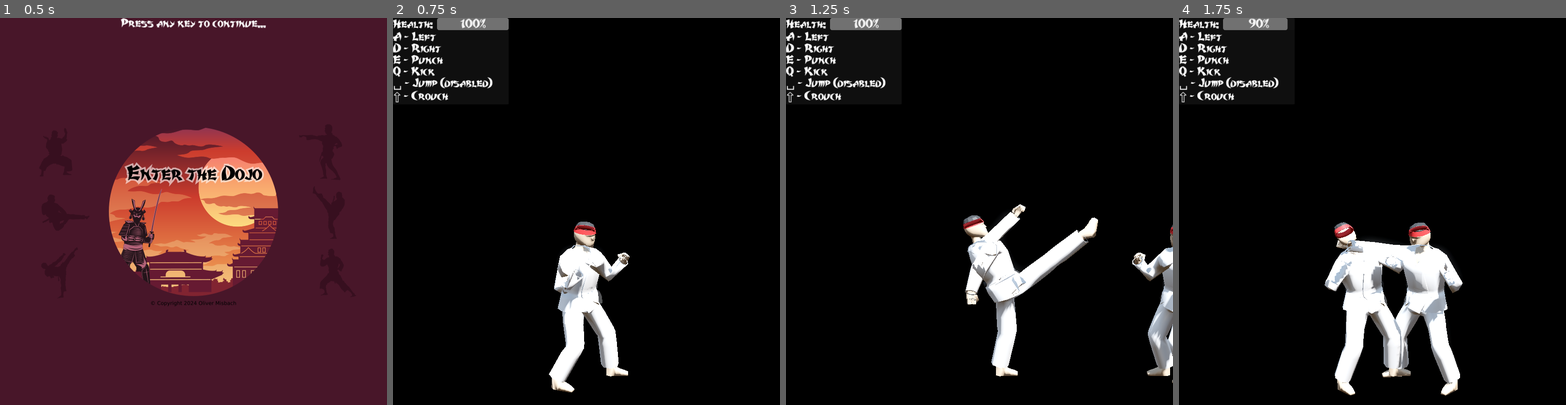
Above: before the commit, frames 1-4 (left to right).
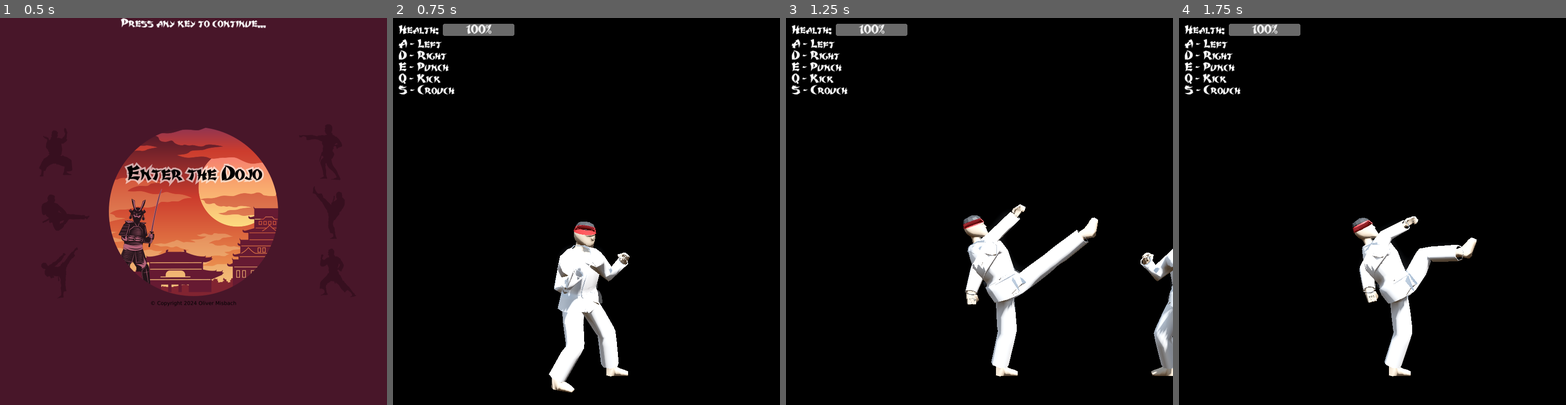
Above: after the commit, the same moments.

Repository: Oliver-Misbach/EnterTheDojo
Game: Godot game, scene res://src/menu/main_menu.tscn
The game is run twice, just before and just after one commit, with the same random seed, the same clock (stepped at 60 frames per second) and the same inputs. The engine's default icon, where the game draws it, is replaced by a stand-in: a white triangle on a blue panel in a dark square.
Inputs:
- Up to frame 1 (0.5 s): no input
- Up to frame 2 (0.75 s): tap Enter at 0.5 s; hold D (right) from 0.53 s (still down); tap Shift (crouch) at 0.6 s
- Up to frame 3 (1.25 s): keep holding D (right); tap Q (kick) at 0.8 s
- Up to frame 4 (1.75 s): release D (right) at 1.28 s; hold A (left) from 1.28 s (still down); tap Q (kick) at 1.35 s; tap E (punch) at 1.55 s

Frame 1 is identical in both runs. In frame 2, 2.6% of the frame differs, in the area x 0-60%, y 0-95%; in frame 3, 4.1%; in frame 4, 11%, in the area x 0-77%, y 0-98%.

Commit message:
character state machine

Diff:
--- a/project.godot
+++ b/project.godot
@@ -56,7 +56,8 @@
 }
 crouch={
 "deadzone": 0.5,
-"events": [Object(InputEventKey,"resource_local_to_scene":fa …(140 unchanged characters)… d":false,"keycode":0,"physical_keycode":4194325,"key_label":0,"unicode":0,"location":0,"echo":false,"script":null)
+"events": [Object(InputEventKey,"resource_local_to_scene":fa …(140 unchanged characters)… d":false,"keycode":0,"physical_keycode":83,"key_label":0,"unicode":115,"location":0,"echo":false,"script":null)
+, Object(InputEventKey,"resource_local_to_scene":false,"resource_name":"","device":-1,"window_id":0,"alt_pressed":false,"shift_pressed":false,"ctrl_pressed":false,"meta_pressed":false,"pressed":false,"keycode":0,"physical_keycode":4194325,"key_label":0,"unicode":0,"location":0,"echo":false,"script":null)
 , Object(InputEventKey,"resource_local_to_scene":false,"resource_name":"","device":-1,"window_id":0,"alt_pressed":false …(186 unchanged characters)…
 ]
 }
--- a/src/character/character.gd
+++ b/src/character/character.gd
@@ -17,10 +17,9 @@
 
 
 @onready var hurt_area: Area2D = $HurtArea
-@onready var hurt_timer: Timer = $HurtTimer
-@onready var attack_timer: Timer = $AttackTimer # Used for animations.
 @onready var model: Node3D = $Player_Character
 @onready var anim: AnimationPlayer = $Player_Character/AnimationPlayer
+@onready var state_machine: StateMachine = $StateMachine
 
 
 func _physics_process(delta: float) -> void:
@@ -29,57 +28,10 @@
 	#if jump and is_on_floor():
 		#velocity.y = JUMP_VELOCITY
 
-	if is_on_floor():
-		if crouch or not hurt_timer.is_stopped() or not attack_timer.is_stopped():
-			velocity.x = 0.0
-		else:
-			velocity.x = movement * SPEED
-
 	move_and_slide()
-
-	if hurt_timer.is_stopped() and attack_timer.is_stopped():
-		if crouch:
-			anim.play(&"idle_crouch")
-		elif is_zero_approx(velocity.x):
-			anim.play(&"idle")
-		elif velocity.x > 0.0:
-			anim.play(&"walk_forward")
-		else:
-			anim.play(&"walk_backward")
 
 	model.position = Vector3(position.x / 64.0, -position.y / 64.0, 0.0)
 
-	if punch or kick:
-		if hurt_timer.is_stopped():
-			hurt_timer.start()
-
-			if punch:
-				if crouch:
-					anim.play(&"punch_crouch")
-				else:
-					anim.play(&"punch_standing")
-			else:
-				if crouch:
-					anim.play(&"kick_crouch")
-				else:
-					anim.play(&"kick_standing")
-
-			for body in hurt_area.get_overlapping_bodies():
-				if body != self and body is Character:
-					if crouch == body.crouch:
-						body.damage()
-					break
-
 func damage() -> void:
-	# Restart timer (for animations).
-	attack_timer.stop()
-	attack_timer.start()
-
-	if crouch:
-		anim.play(&"hit_react_crouching")
-	else:
-		anim.play(&"hit_react_standing")
-
-	health -= 10
-	if health <= 0:
-		queue_free()
+	if state_machine.current != $StateMachine/Hurt:
+		state_machine.current = $StateMachine/Hurt
--- a/src/character/character.tscn
+++ b/src/character/character.tscn
@@ -9,8 +9,8 @@
 [ext_resource type="Texture2D" uid="uid://8nkd0yxej538" path="res://assets/3D Assets/Character Models/Player Character Model/Player_Character_basecolor_headband.png" id="7_kf584"]
 [ext_resource type="Script" path="res://src/state_machine/state_machine.gd" id="8_un5e1"]
 [ext_resource type="Script" path="res://src/character/state/idle.gd" id="9_cxhtl"]
-[ext_resource type="Script" path="res://src/state_machine/state.gd" id="9_s8ppa"]
 [ext_resource type="Script" path="res://src/character/state/attack.gd" id="10_32dq6"]
+[ext_resource type="Script" path="res://src/character/state/hurt.gd" id="11_f23wp"]
 
 [sub_resource type="RectangleShape2D" id="RectangleShape2D_f2bci"]
 size = Vector2(32, 32)
@@ -138,24 +138,27 @@
 script = ExtResource("9_cxhtl")
 character = NodePath("../..")
 
-[node name="Attack" type="Node" parent="StateMachine"]
+[node name="Attack" type="Node" parent="StateMachine" node_paths=PackedStringArray("character")]
 script = ExtResource("10_32dq6")
+character = NodePath("../..")
 
-[node name="AttackTimer" type="Timer" parent="StateMachine/Attack"]
+[node name="HitTimer" type="Timer" parent="StateMachine/Attack"]
+wait_time = 0.2
+one_shot = true
+
+[node name="Timer" type="Timer" parent="StateMachine/Attack"]
 wait_time = 0.5
 one_shot = true
 
-[node name="Hurt" type="Node" parent="StateMachine"]
-script = ExtResource("9_s8ppa")
+[node name="Hurt" type="Node" parent="StateMachine" node_paths=PackedStringArray("character")]
+script = ExtResource("11_f23wp")
+character = NodePath("../..")
 
-[node name="HurtTimer" type="Timer" parent="StateMachine/Hurt"]
+[node name="Timer" type="Timer" parent="StateMachine/Hurt"]
 one_shot = true
 
-[node name="AttackTimer" type="Timer" parent="."]
-wait_time = 0.5
-one_shot = true
-
-[node name="HurtTimer" type="Timer" parent="."]
-one_shot = true
+[connection signal="timeout" from="StateMachine/Attack/HitTimer" to="StateMachine/Attack" method="_on_hit_timer_timeout"]
+[connection signal="timeout" from="StateMachine/Attack/Timer" to="StateMachine/Attack" method="_on_timer_timeout"]
+[connection signal="timeout" from="StateMachine/Hurt/Timer" to="StateMachine/Hurt" method="_on_timer_timeout"]
 
 [editable path="Player_Character"]
--- a/src/character/player.gd
+++ b/src/character/player.gd
@@ -5,6 +5,9 @@
 var right: float
 
 func _unhandled_input(event: InputEvent) -> void:
+	if event.is_echo():
+		return
+
 	if event.is_action(&"left"):
 		left = event.get_action_strength(&"left")
 	if event.is_action(&"right"):
--- a/src/character/player.tscn
+++ b/src/character/player.tscn
@@ -13,7 +13,7 @@
 transform = Transform3D(1, 0, 0, 0, 0.984808, 0.173648, 0, -0.173648, 0.984808, 0, 3, 7)
 fov = 30.0
 
-[node name="Camera2D" type="Camera2D" parent="." index="6"]
+[node name="Camera2D" type="Camera2D" parent="." index="5"]
 position = Vector2(0, -436)
 
 [editable path="Player_Character"]
--- a/src/character/state/attack.gd
+++ b/src/character/state/attack.gd
@@ -1,3 +1,51 @@
 extends State
 
-@onready var timer: Timer = $AttackTimer
+
+@export var character: Character
+
+
+var crouch: bool
+var punch: bool
+
+
+@onready var hit_timer: Timer = $HitTimer
+@onready var timer: Timer = $Timer
+
+
+func _enter() -> void:
+	print(character, ": ATTACK")
+
+	# Alternatively, only let these update from Idle.
+	crouch = character.crouch
+	punch = character.punch
+
+	hit_timer.start()
+	timer.start()
+
+	if punch:
+		if crouch:
+			character.anim.play(&"punch_crouch")
+		else:
+			character.anim.play(&"punch_standing")
+	else:
+		if crouch:
+			character.anim.play(&"kick_crouch")
+		else:
+			character.anim.play(&"kick_standing")
+
+
+func _exit() -> void:
+	hit_timer.stop()
+	timer.stop()
+
+
+func _on_hit_timer_timeout() -> void:
+	for body in character.hurt_area.get_overlapping_bodies():
+		if body != self and body is Character:
+			if crouch == body.crouch:
+				body.damage()
+			break
+
+
+func _on_timer_timeout() -> void:
+	state_changed.emit($"../Idle")
--- /dev/null
+++ b/src/character/state/hurt.gd
@@ -0,0 +1,26 @@
+extends State
+
+
+@export var character: Character
+
+
+@onready var timer: Timer = $Timer
+
+
+func _enter() -> void:
+	print(character, ": HURT")
+
+	timer.start()
+
+	if character.crouch:
+		character.anim.play(&"hit_react_crouching")
+	else:
+		character.anim.play(&"hit_react_standing")
+
+	character.health -= 10
+	if character.health <= 0:
+		character.queue_free()
+
+
+func _on_timer_timeout() -> void:
+	state_changed.emit($"../Idle")
--- a/src/character/state/idle.gd
+++ b/src/character/state/idle.gd
@@ -1,3 +1,28 @@
 extends State
 
+
 @export var character: Character
+
+
+func _exit() -> void:
+	character.velocity.x = 0.0
+
+
+func _physics_update(_delta: float) -> void:
+	if character.is_on_floor():
+		if character.crouch:
+			character.velocity.x = 0.0
+		else:
+			character.velocity.x = character.movement * Character.SPEED
+
+	if character.crouch:
+		character.anim.play(&"idle_crouch")
+	elif is_zero_approx(character.velocity.x):
+		character.anim.play(&"idle")
+	elif character.velocity.x > 0.0:
+		character.anim.play(&"walk_forward")
+	else:
+		character.anim.play(&"walk_backward")
+
+	if character.punch or character.kick:
+		state_changed.emit($"../Attack")
--- a/src/global/global.gd
+++ b/src/global/global.gd
@@ -1,7 +1,7 @@
 extends Node
 
 
-var state := State.new()
+var state := GameState.new()
 var next_scene: PackedScene
 var health_bonus: int
 var speed_bonus: int
--- a/src/global/state.gd
+++ b/src/global/state.gd
@@ -1,4 +1,4 @@
-class_name State
+class_name GameState
 extends Resource
 
 @export var score: int
--- a/src/menu/finish_menu.gd
+++ b/src/menu/finish_menu.gd
@@ -2,6 +2,9 @@
 
 
 func _unhandled_input(event: InputEvent) -> void:
+	if event.is_echo():
+		return
+
 	if event is InputEventKey:
 		if event.pressed:
 			_on_timer_timeout()
--- a/src/menu/main_menu.gd
+++ b/src/menu/main_menu.gd
@@ -2,8 +2,10 @@
 
 
 func _unhandled_input(event: InputEvent) -> void:
+	if event.is_echo():
+		return
+
 	if event is InputEventKey:
 		if event.pressed:
-			Global.state = State.new()
-			get_viewport().set_input_as_handled()
+			Global.state = GameState.new()
 			get_tree().change_scene_to_packed(load("res://src/level/level1.tscn"))
--- a/src/menu/score_menu.gd
+++ b/src/menu/score_menu.gd
@@ -6,6 +6,9 @@
 
 
 func _unhandled_input(event: InputEvent) -> void:
+	if event.is_echo():
+		return
+
 	if event is InputEventKey:
 		if event.pressed:
 			_on_timer_timeout()
--- a/src/state_machine/state.gd
+++ b/src/state_machine/state.gd
@@ -2,6 +2,7 @@
 extends Node
 
 
+@warning_ignore("UNUSED_SIGNAL")
 signal state_changed(state: State)
 
 
--- a/src/state_machine/state_machine.gd
+++ b/src/state_machine/state_machine.gd
@@ -1,14 +1,21 @@
+class_name StateMachine
 extends Node
+
 
 @export var current: State:
 	set(state):
 		if is_inside_tree():
 			assert(current != null)
-			current.state_changed.disconnect(set.bind(&"current"))
+			current.state_changed.disconnect(_set_state)
 			current._exit()
 		current = state
-		Global.ok(state.state_changed.connect(set.bind(&"current")))
+		Global.ok(state.state_changed.connect(_set_state))
 		state._enter()
+
 
 func _physics_process(delta: float) -> void:
 	current._physics_update(delta)
+
+
+func _set_state(state: State) -> void:
+	current = state
--- a/src/world.tscn
+++ b/src/world.tscn
@@ -26,6 +26,17 @@
 
 [sub_resource type="RectangleShape2D" id="RectangleShape2D_s4duf"]
 size = Vector2(256, 1e+06)
+
+[sub_resource type="StyleBoxFlat" id="StyleBoxFlat_sadtw"]
+content_margin_left = 8.0
+content_margin_top = 8.0
+content_margin_right = 8.0
+content_margin_bottom = 8.0
+bg_color = Color(0, 0, 0, 0.498039)
+corner_radius_top_left = 8
+corner_radius_top_right = 8
+corner_radius_bottom_right = 8
+corner_radius_bottom_left = 8
 
 [node name="World" type="Node"]
 script = ExtResource("1_3klmo")
@@ -81,11 +92,15 @@
 [node name="CanvasLayer" type="CanvasLayer" parent="."]
 
 [node name="PanelContainer" type="PanelContainer" parent="CanvasLayer"]
-offset_right = 264.0
-offset_bottom = 186.0
+offset_left = 8.0
+offset_top = 8.0
+offset_right = 347.0
+offset_bottom = 222.0
+theme_override_styles/panel = SubResource("StyleBoxFlat_sadtw")
 
 [node name="VBoxContainer" type="VBoxContainer" parent="CanvasLayer/PanelContainer"]
 layout_mode = 2
+theme_override_constants/separation = 8
 
 [node name="HBoxContainer" type="HBoxContainer" parent="CanvasLayer/PanelContainer/VBoxContainer"]
 layout_mode = 2
@@ -104,7 +119,6 @@
 D - Right
 E - Punch
 Q - Kick
-␣ - Jump (disabled)
-⇧ - Crouch"
+S - Crouch"
 
 [connection signal="body_entered" from="NextLevel" to="." method="_on_next_level_body_entered" flags=3]
Not shown: 1 places in src/world.tscn that only renumber resources
